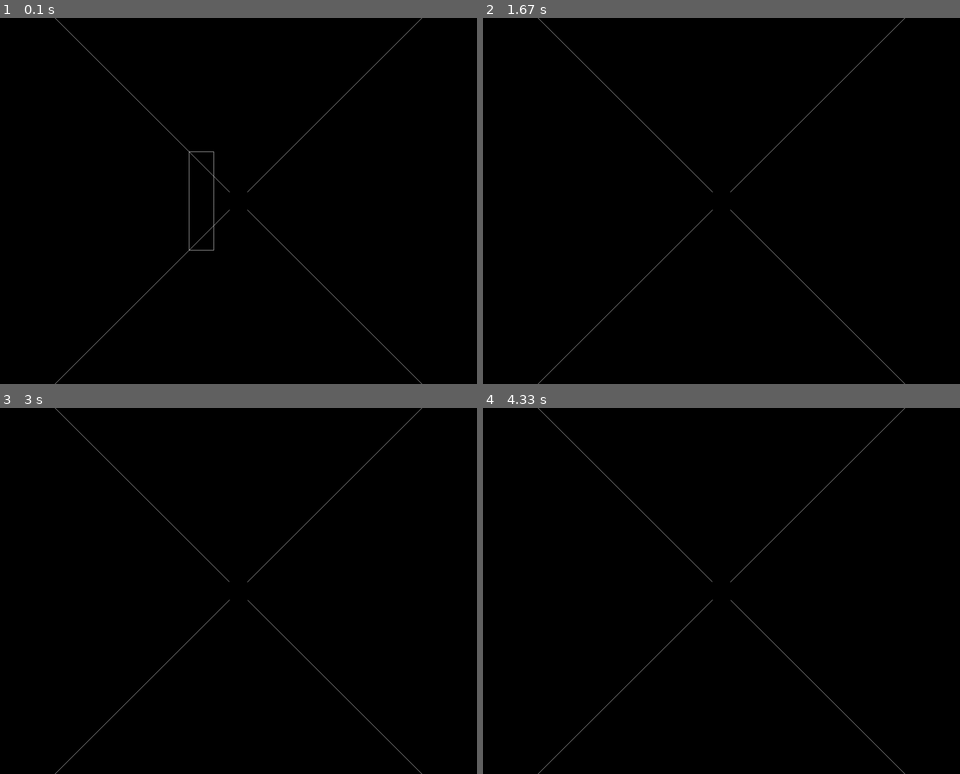
Above: before the commit, frames 1-4 (two rows, left to right).
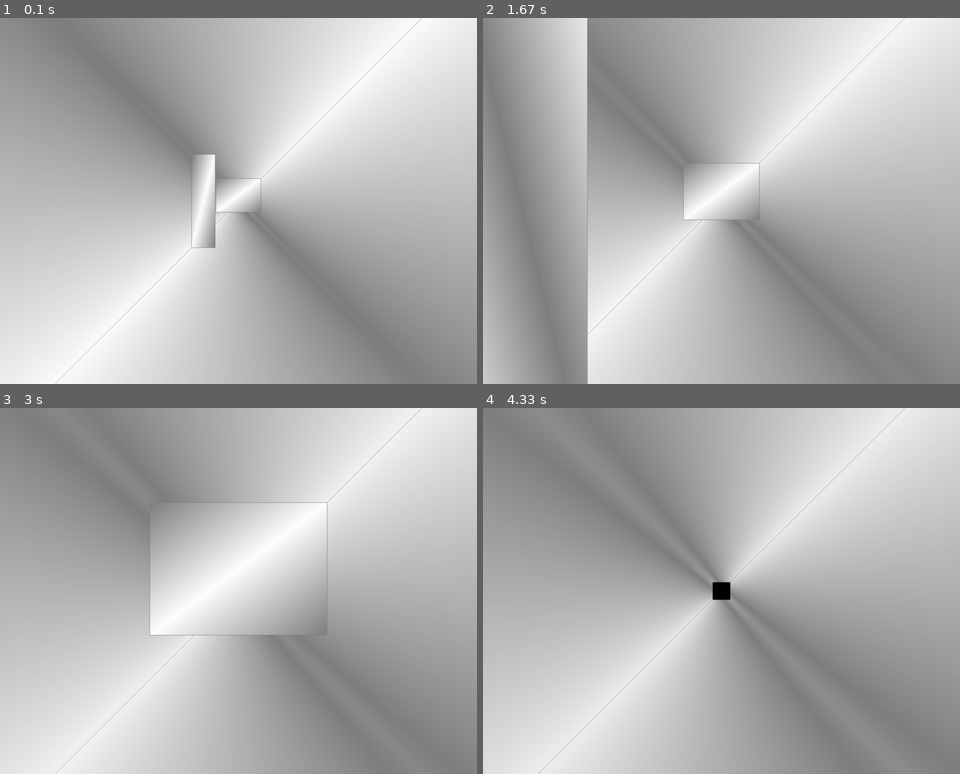
Above: after the commit, the same moments.

Repository: Koala-Lumpur/P3_group307
Game: pygame game, started from Game.py
Two runs of this game, one before a commit and one after it. Both use one fixed random seed, a clock stepped at 60 frames per second and the inputs below.
Inputs:
- Up to frame 1 (0.1 s): no input
- Up to frame 2 (1.67 s): no input
- Up to frame 3 (3 s): no input
- Up to frame 4 (4.33 s): no input

The runs differ from the first frame. In frame 1, 100% of the frame differs, in the area x 0-100%, y 0-100%; in frame 2, 100%; in frame 3, 100%; in frame 4, 100%.

Commit message:
Added colors to cubes i guess

Diff:
--- a/EdgeDetection.py
+++ b/EdgeDetection.py
@@ -2,7 +2,7 @@
 import cv2
 
 # Get the capture device
-video = cv2.VideoCapture('stock.mp4');
+video = cv2.VideoCapture('stock.mp4')
 
 while(True):
     # Capture video
--- a/Game.py
+++ b/Game.py
@@ -25,6 +25,17 @@
     (-1, 1, 190)
     )
 
+vertices3 = (
+    (1, -0.5, 180),
+    (1, 1, 180),
+    (-1, 1, 180),
+    (-1, -0.5, 180),
+    (1, -0.5, 180),
+    (1, 1, 180),
+    (-1, -0.5, 180),
+    (-1, 1, 180)
+    )
+
 edges = (
     (0,1),
     (0,3),
@@ -40,8 +51,43 @@
     (5,7)
     )
 
+surfaces = (
+    (0,1,2,3),
+    (3,2,7,6),
+    (6,7,5,4),
+    (4,5,1,0),
+    (1,5,7,2),
+    (4,0,3,6)
+    )
+
+colors = (
+    (1,1,1),
+    (1,1,1),
+    (0.5,0.5,0.5), #Left Wall
+    (1,1,1), #Front
+    (0.5,0.5,0.5), #Right wall
+    (0.5,0.5,0.5), #Roof
+    (0,0,0), #Floor & edges?
+    (0.5,0.5,0.5),
+    (1,1,1),
+    (0.5,0.5,0.5),
+    (0.5,0.5,0.5),
+    (0,0,0),
+    )
+
 
 def Cube(vertices):
+    glBegin(GL_QUADS)
+
+    for surface in surfaces:
+        x = 0
+
+        for vertex in surface:
+            x += 1
+            glColor3fv((colors[x]))
+            glVertex3fv(vertices[vertex])
+    glEnd()
+
     glBegin(GL_LINES)
     for edge in edges:
         for vertex in edge:
@@ -64,10 +110,11 @@
                 pygame.quit()
                 quit()
 
-        glTranslatef(0,0,0.1)
+        glTranslatef(0,0,0.05)
         glClear(GL_COLOR_BUFFER_BIT|GL_DEPTH_BUFFER_BIT)
         Cube(vertices)
         Cube(vertices2)
+        Cube(vertices3)
         pygame.display.flip()
         pygame.time.wait(10)
 
--- /dev/null
+++ b/PyGameExample.py
@@ -0,0 +1,26 @@
+import pygame
+
+SCREEN_WIDTH = 1200
+SCREEN_HEIGHT = 800
+BLACK = (0,0,0)
+WHITE = (255,255,255)
+
+pygame.init()
+
+screen = pygame.display.set_mode([SCREEN_WIDTH, SCREEN_HEIGHT])
+pygame.display.set_caption('WHat is thiis')
+
+class Background(pygame.sprite.Sprite):
+    def __init__(self, image_file, location):
+        pygame.sprite.Sprite.__init__(self)  #call Sprite initializer
+        self.image = pygame.image.load(image_file)
+        self.rect = self.image.get_rect()
+        self.rect.left, self.rect.top = location
+
+BackGround = Background('stock.jpg', [0, 0])
+wall = Background('wall.jpeg', [100,100])
+screen.blit(BackGround.image, BackGround.rect)
+
+while True:
+    screen.blit(wall.image, wall.rect)
+    pygame.display.update()
Binary file added: lena.jpeg
Binary file added: stock.jpg
Binary file added: wall.jpeg
